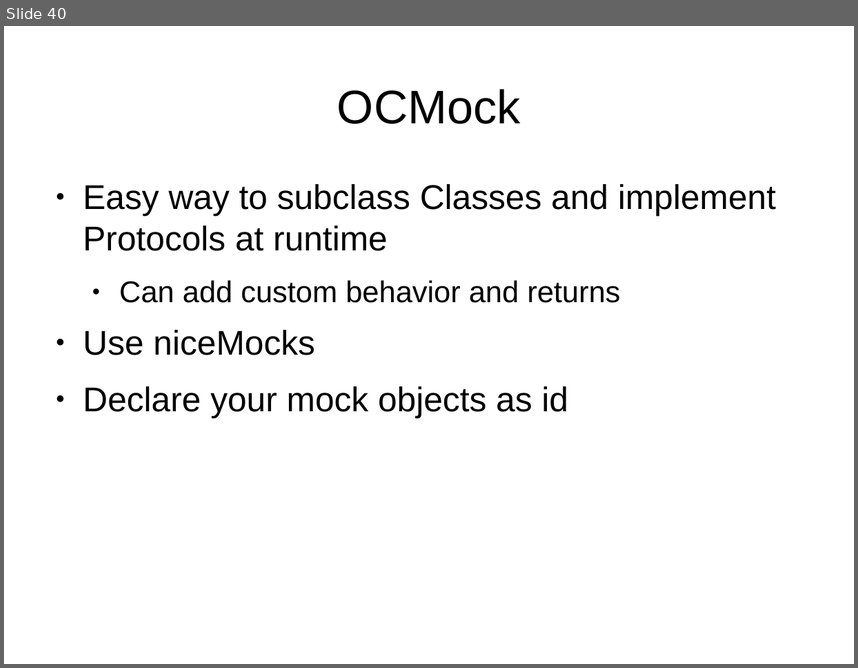
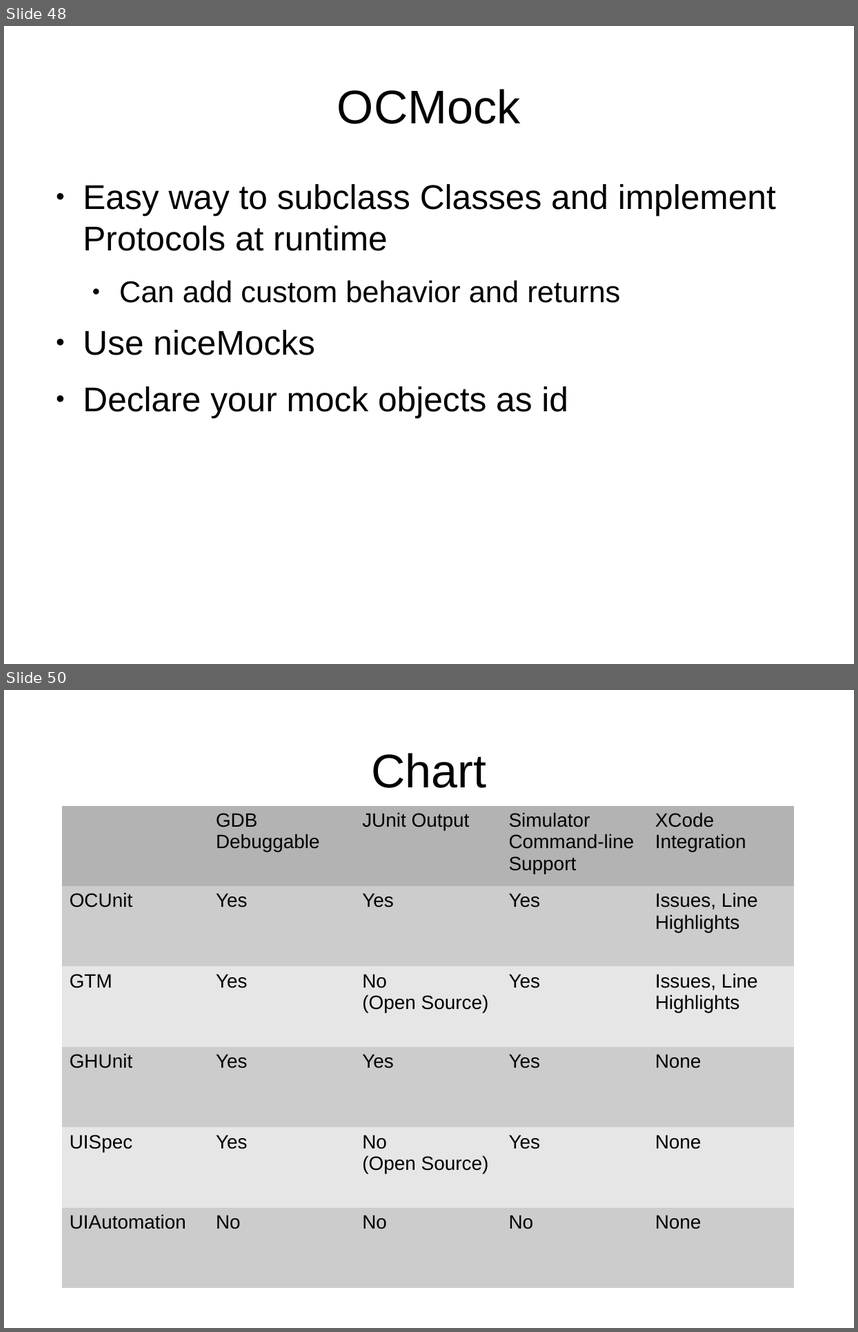
Before and after one commit to StlMobileDev/iPhone-Testing, a slide deck: Testing-Testing-iOS.odp. Shown one above the other, each under a label of ours: slide 40 before the commit, slides 48 and 50 after it; the slides between them are not shown. The pictures are 858x668 and 858x1332 pixels, drawn with LibreOffice and Linux fonts; fonts in the diff are those of the drawing. Boxes give left, top, right and bottom in pixels: in the first picture for what was removed or moved away, otherwise in the second. Text is boxed around its words. In the diff, an @@ line names an element or a change of style, - is before the commit and + after.

```diff
--- a/Testing-Testing-iOS.odp
+++ b/Testing-Testing-iOS.odp
@@ slide 50 added at [4, 690, 854, 1328], background #FFFFFF @@
@@ title added at [371, 753, 486, 788], 44 pt, text #000000 @@
+Chart
@@ table added at [62, 806, 795, 1288], 6 rows, 5 columns @@
+ | GDB Debuggable | JUnit Output | Simulator Command-line Support | XCode Integration
+OCUnit | Yes | Yes | Yes | Issues, Line Highlights
+GTM | Yes | No / (Open Source) | Yes | Issues, Line Highlights
+GHUnit | Yes | Yes | Yes | None
+UISpec | Yes | No / (Open Source) | Yes | None
+UIAutomation | No | No | No | None
@@ what was slide 40 is now slide 48 @@
```
Also in this commit, not shown: 3 slides changed, 8 other slides added, 2 other files.
